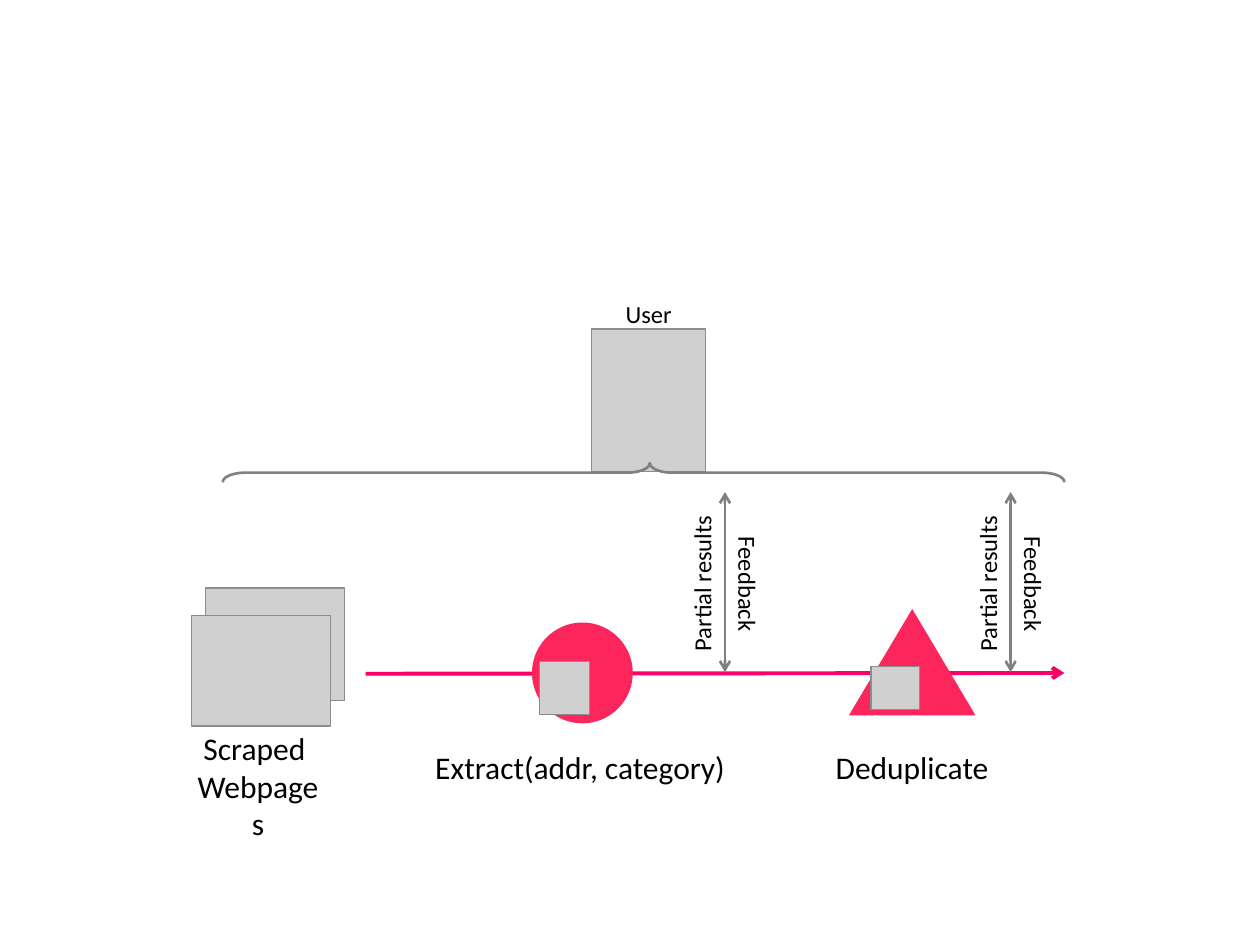
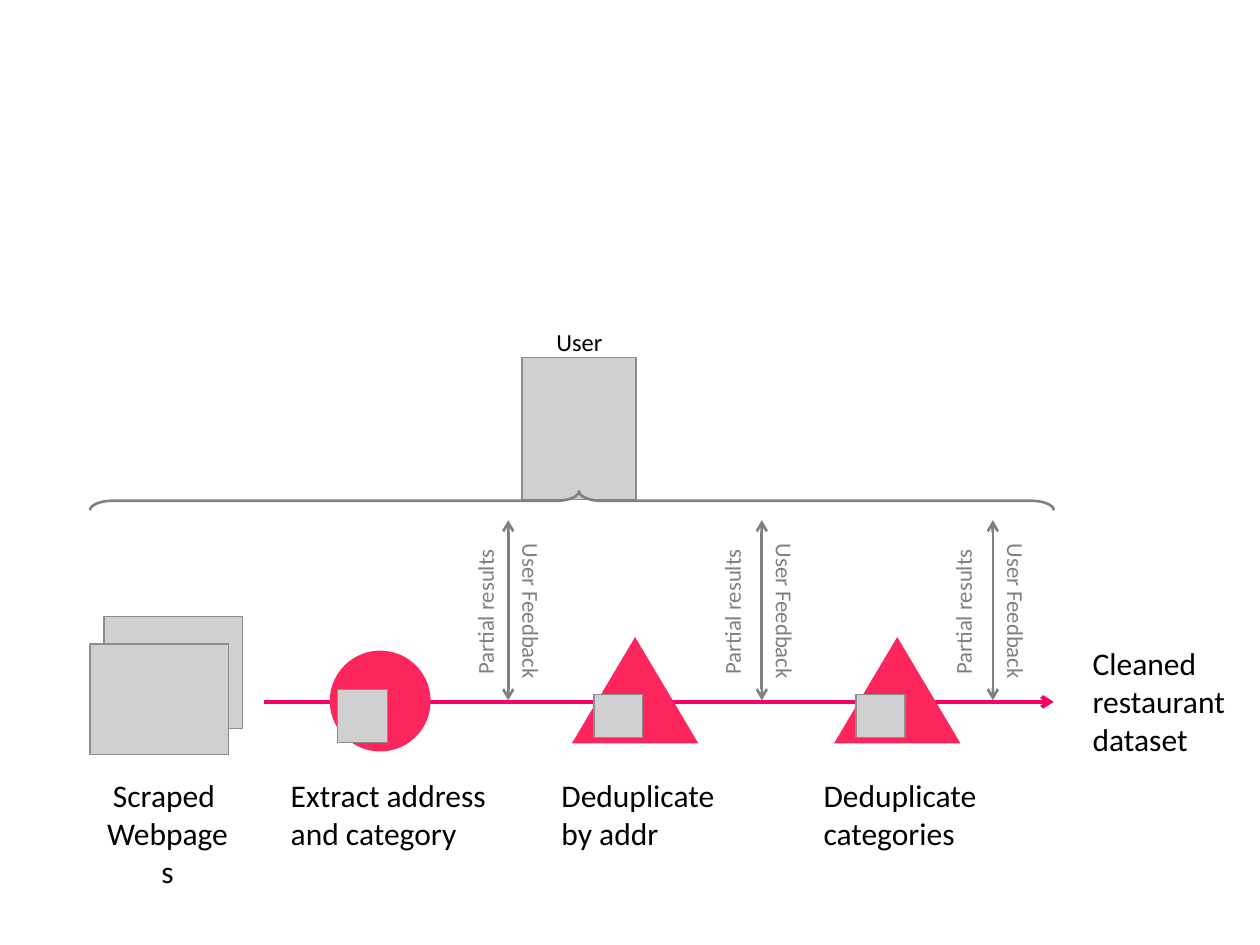
Before and after one commit to sjyk/vldb15-demo, a slide deck: slide 3 of figs/figs.pptx. Drawn at 1260x945 pixels with LibreOffice and Linux fonts; fonts in the diff are those of the drawing; grey boxes stand for pictures. Boxes give left, top, right and bottom in pixels: in the first picture for what was removed or moved away, otherwise in the second. Text is boxed around its words. In the diff, an @@ line names an element or a change of style, - is before the commit and + after.

Commit message:
satified dan's complaints

```diff
--- a/figs/figs.pptx
+++ b/figs/figs.pptx
@@ text "User" rewrapped from box(626, 307, 672, 329) to box(556, 335, 602, 352) @@
@@ picture: place and size @@
-picture at box(591, 329, 704, 471)
+picture at box(522, 357, 635, 499)
@@ left brace: place and size @@
-left brace at box(222, 463, 1064, 482)
+left brace at box(89, 491, 1053, 510)
@@ text "Partial results": place and size @@
-text "Partial results" at box(688, 522, 718, 650)
+text "Partial results" at box(472, 555, 500, 673)
@@ text "Partial results" at box(472, 555, 500, 673): size 14 to 13 pt, text colour #000000 to #808080 @@
@@ double arrow moved from (724, 672) - (724, 493) to (508, 701) - (508, 520) @@
@@ text "Partial results" at box(719, 555, 747, 673): size 14 to 13 pt, text colour #000000 to #808080 @@
@@ text "Partial results": place and size @@
-text "Partial results" at box(974, 522, 1004, 650)
+text "Partial results" at box(719, 555, 747, 673)
@@ double arrow moved from (1011, 672) - (1011, 493) to (762, 701) - (762, 520) @@
@@ double arrow added from (993, 701) to (993, 520), #808080 1.5 pt @@
@@ text at box(516, 548, 544, 676): text changed; size 14 to 13 pt; text colour #000000 to #808080 @@
-Feedback
+User Feedback
@@ text at box(770, 548, 798, 676): text changed; size 14 to 13 pt; text colour #000000 to #808080 @@
-Feedback
+User Feedback
@@ text added at box(950, 555, 978, 673), 13 pt, text #808080 @@
+Partial results
@@ text added at box(1001, 548, 1029, 676), 13 pt, text #808080 @@
+User Feedback
@@ picture: place and size @@
-picture at box(205, 588, 344, 701)
+picture at box(103, 616, 242, 728)
@@ picture: place and size @@
-picture at box(192, 616, 330, 727)
+picture at box(89, 644, 228, 755)
@@ ellipse: place and size @@
-ellipse at box(532, 622, 633, 723)
+ellipse at box(330, 650, 431, 751)
@@ triangle: place and size @@
-triangle at box(849, 609, 975, 714)
+triangle at box(572, 638, 698, 743)
@@ triangle added at box(834, 638, 960, 743), fill #FC265C @@
@@ text added at box(1093, 653, 1225, 752), 18 pt, text #000000 @@
+Cleaned restaurant dataset
@@ picture: place and size @@
-picture at box(539, 662, 590, 714)
+picture at box(338, 689, 388, 742)
@@ arrow moved from (365, 674) - (1065, 673) to (263, 702) - (1053, 702) @@
@@ picture: place and size @@
-picture at box(871, 667, 920, 709)
+picture at box(593, 694, 643, 737)
@@ picture added at box(856, 694, 905, 737) @@
@@ text "Scraped": place and size @@
-text "Scraped" at box(203, 738, 305, 765)
+text "Scraped" at box(113, 785, 215, 812)
@@ text at box(291, 785, 486, 851): text changed @@
-Extract(addr, category)
+Extract address and category
@@ text at box(561, 785, 714, 850): text changed @@
-Deduplicate
+Deduplicate by addr
@@ text added at box(824, 785, 977, 851), 18 pt, text #000000 @@
+Deduplicate categories
```
